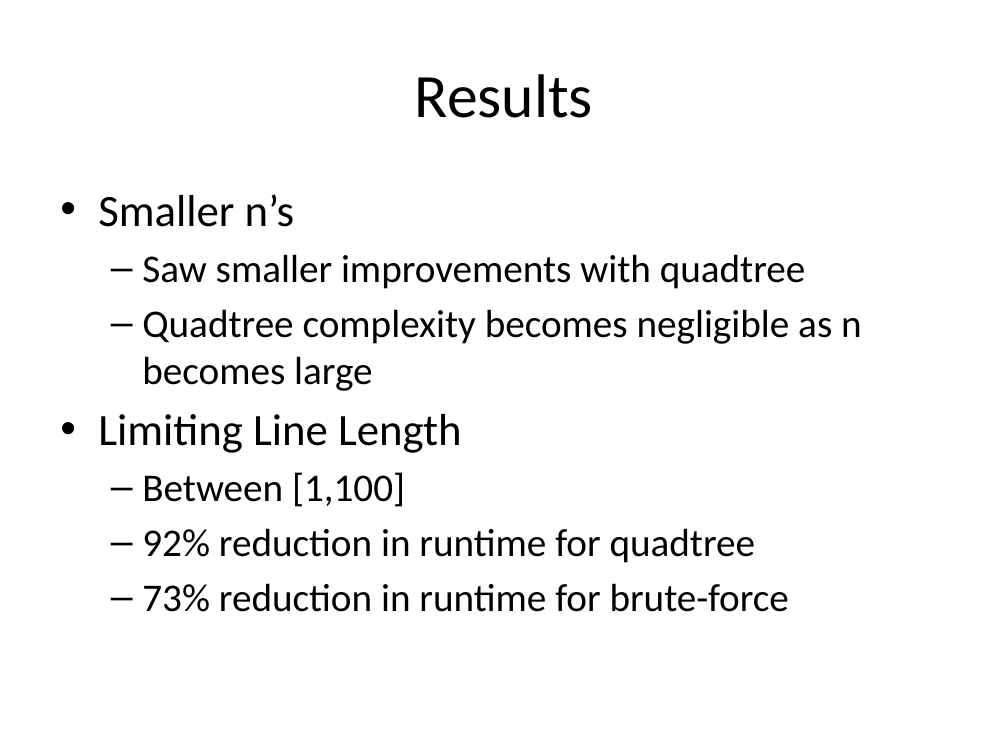
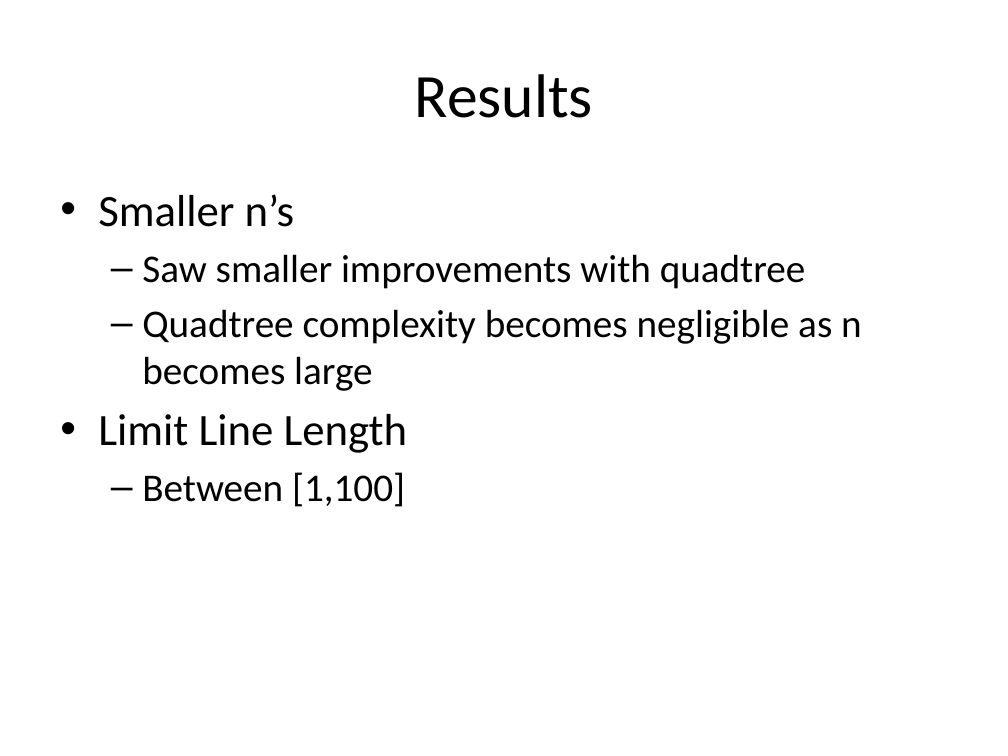
Before and after one commit to josh1703658784/nGon-Problem, a slide deck: slide 6 of Random n-Polygon ngon Presentation CPSC 478 Spring 2015 .pptx (slide 7 before the commit). Drawn at 1008x756 pixels with LibreOffice and Linux fonts; fonts in the diff are those of the drawing. Boxes give left, top, right and bottom in pixels: in the first picture for what was removed or moved away, otherwise in the second. Text is boxed around its words. In the diff, an @@ line names an element or a change of style, - is before the commit and + after.

Commit message:
updated result and code

```diff
--- a/Random n-Polygon ngon Presentation CPSC 478 Spring 2015 .pptx
+++ b/Random n-Polygon ngon Presentation CPSC 478 Spring 2015 .pptx
@@ text at (x1=98, y1=414, x2=408, y2=453): text changed @@
-• Limiting Line Length
+• Limit Line Length
@@ text at (x1=142, y1=528, x2=789, y2=612): paragraphs removed @@
-  – 92% reduction in runtime for quadtree
-  – 73% reduction in runtime for brute-force
```
Also in this commit, not shown: 1 other slide changed, 2 other files.
